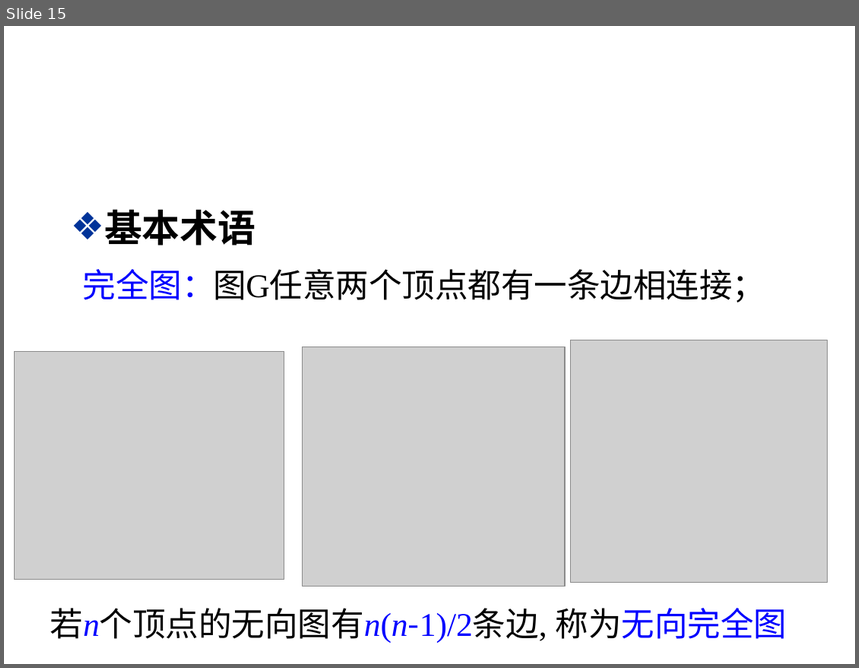
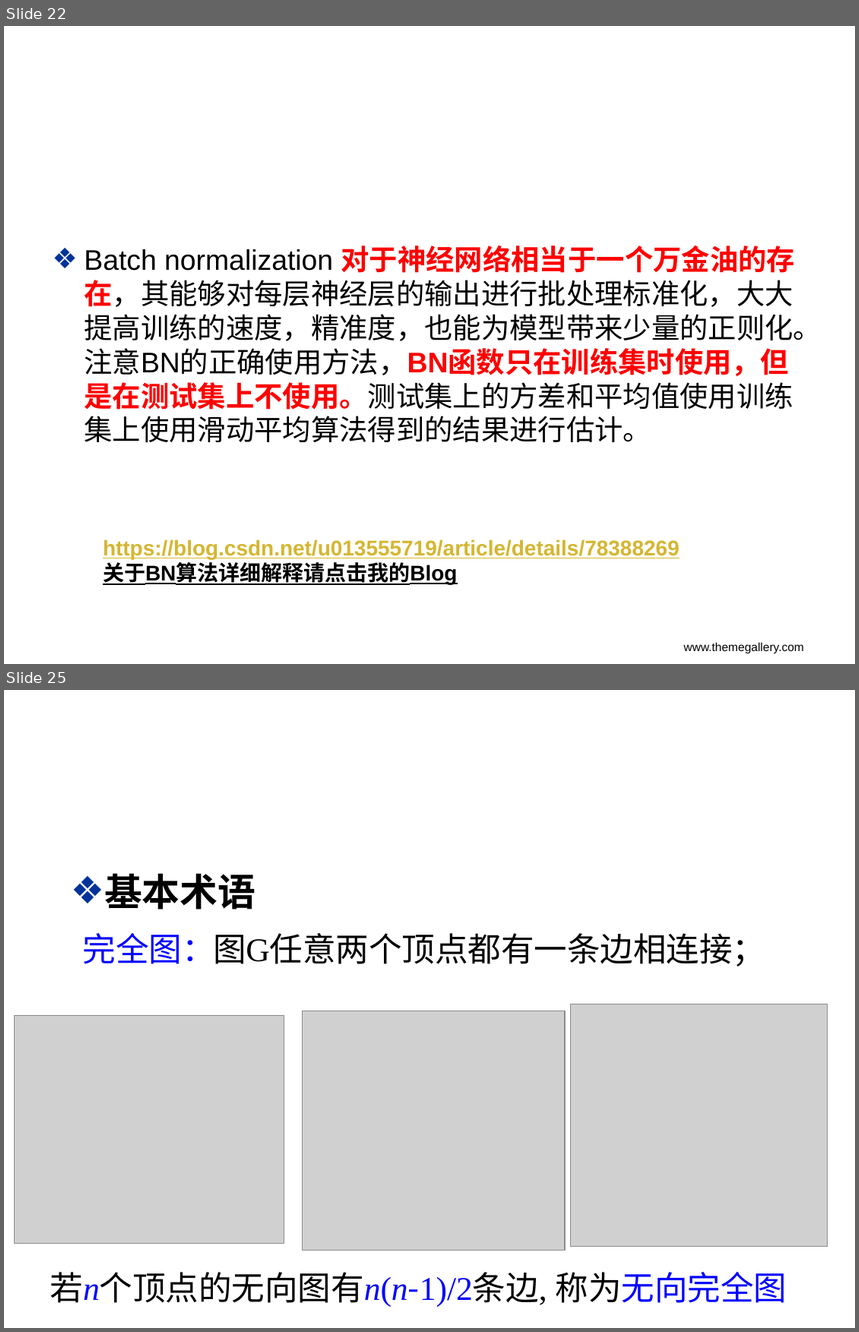
Before and after one commit to Asurada2015/Test, a slide deck: Prediction based on convolutional neural network/worklog/Deeplearning tricks.pptx. Shown one above the other, each under a label of ours: slide 15 before the commit, slides 22 and 25 after it; the slides between them are not shown. The pictures are 859x668 and 859x1332 pixels, drawn with LibreOffice and Linux fonts; fonts in the diff are those of the drawing; grey boxes stand for pictures; background and template pictures are left out. Boxes give left, top, right and bottom in pixels: in the first picture for what was removed or moved away, otherwise in the second. Text is boxed around its words. In the diff, an @@ line names an element or a change of style, - is before the commit and + after.

```diff
--- a/Prediction based on convolutional neural network/worklog/Deeplearning tricks.pptx
+++ b/Prediction based on convolutional neural network/worklog/Deeplearning tricks.pptx
@@ slide 22 added at <box>4,26,855,664</box>, background picture (left out) @@
@@ title added at <box>84,249,333,271</box>, 32 pt, text #FFFFFF, bold @@
+Batch Normalization
@@ text added at <box>84,246,822,442</box>, 24 pt, text #000000 @@
+❖ Batch normalization 对于神经网络相当于一个万金油的存在，其能够对每层神经层的输出进行批处理标准化，大大提高训练的速度，精准度，也能为模型带来少量的正则化。注意BN的正确使用方法，BN函数只在训练集时使用，但是在测试集上不使用。测试集上的方差和平均值使用训练集上使用滑动平均算法得到的结果进行估计。
@@ text added at <box>103,540,680,585</box>, 18 pt, text #D5B631, bold, underline @@
+https://blog.csdn.net/u013555719/article/details/78388269
+关于BN算法详细解释请点击我的Blog
@@ text added at <box>684,642,804,655</box>, 10 pt, text #000000 @@
+www.themegallery.com
@@ what was slide 15 is now slide 25 @@
```
Also in this commit, not shown: 1 slide changed, 9 other slides added, 1 other file.
